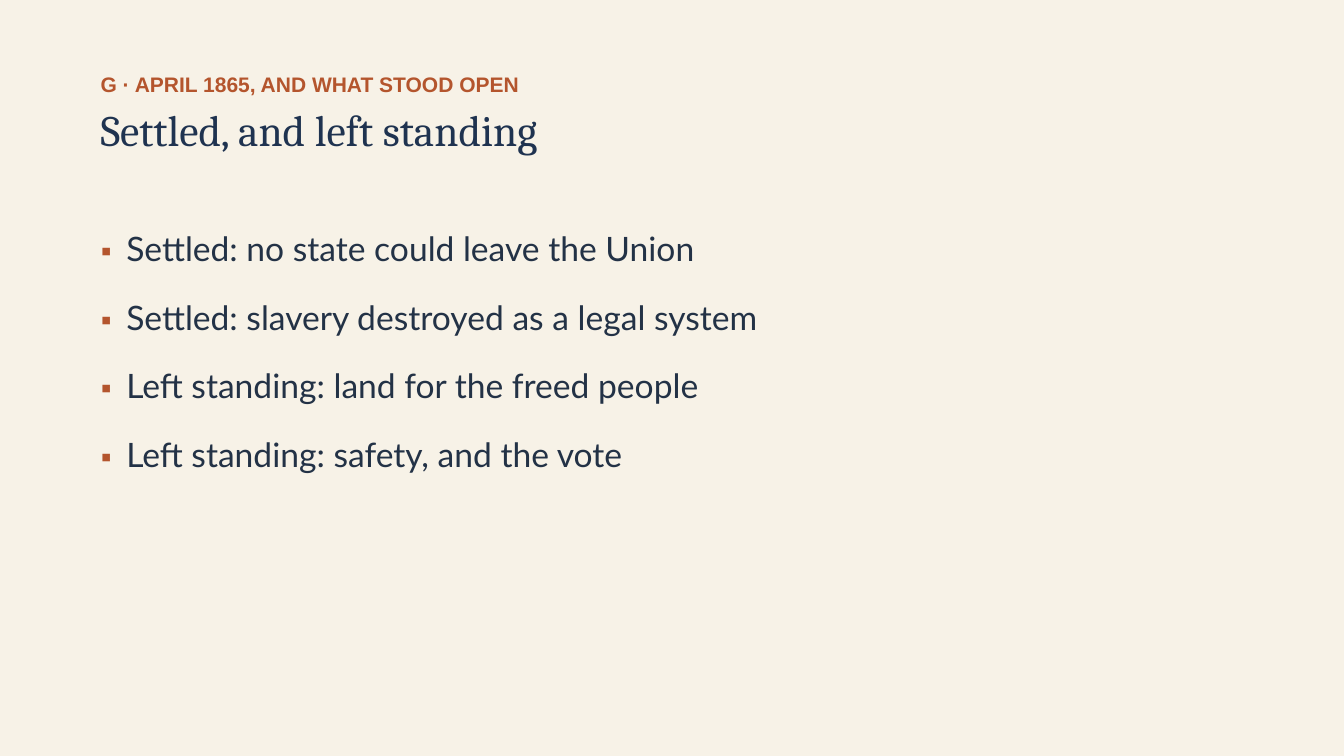
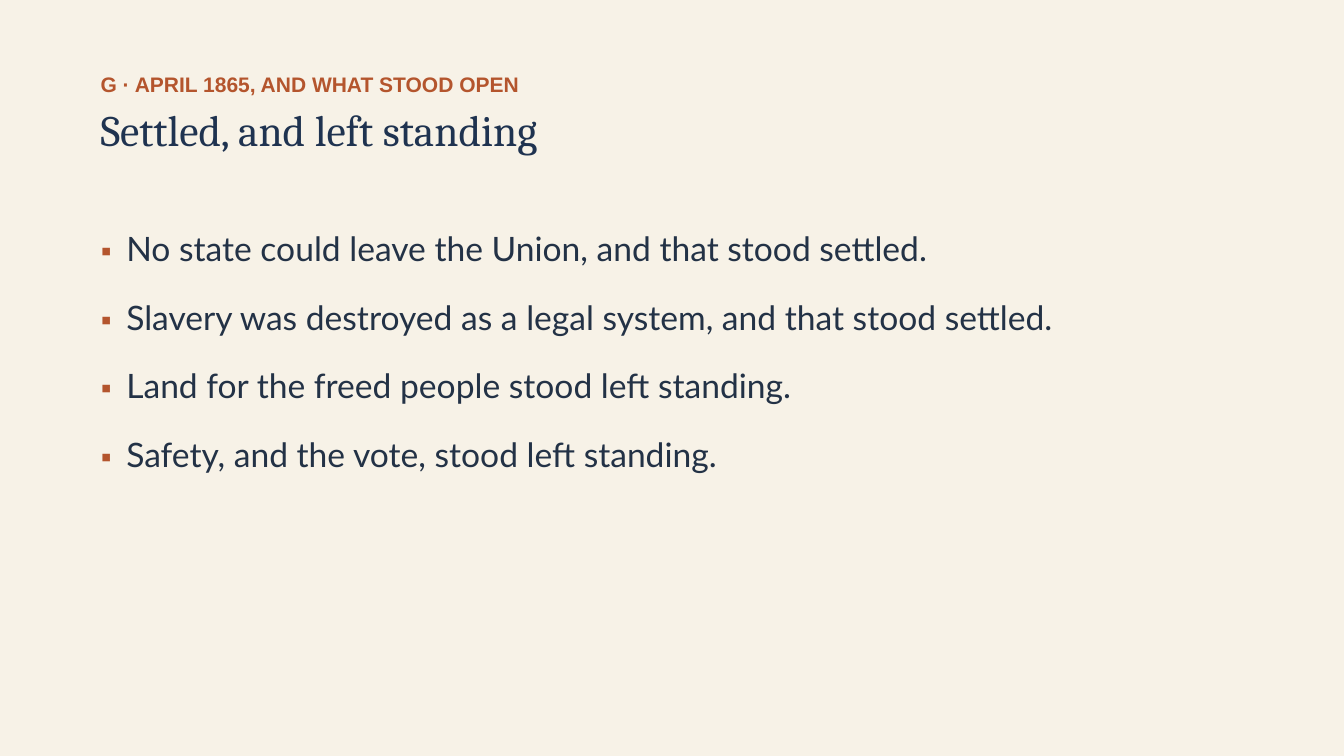
Before and after one commit to ab17gthb/humanities-curriculum-group, a slide deck: slide 24 of sectional-crisis/lesson-08/lesson-08-slides.pptx. Drawn at 1344x756 pixels with LibreOffice and Linux fonts; fonts in the diff are those of the drawing. Boxes give left, top, right and bottom in pixels: in the first picture for what was removed or moved away, otherwise in the second. Text is boxed around its words. In the diff, an @@ line names an element or a change of style, - is before the commit and + after.

```diff
--- a/sectional-crisis/lesson-08/lesson-08-slides.pptx
+++ b/sectional-crisis/lesson-08/lesson-08-slides.pptx
@@ text at (126,236,1053,473): text changed @@
-▪ Settled: no state could leave the Union
-▪ Settled: slavery destroyed as a legal system
-▪ Left standing: land for the freed people
-▪ Left standing: safety, and the vote
+▪ No state could leave the Union, and that stood settled.
+▪ Slavery was destroyed as a legal system, and that stood settled.
+▪ Land for the freed people stood left standing.
+▪ Safety, and the vote, stood left standing.
```
Also in this commit, not shown: 11 other slides changed, 6 other files.
